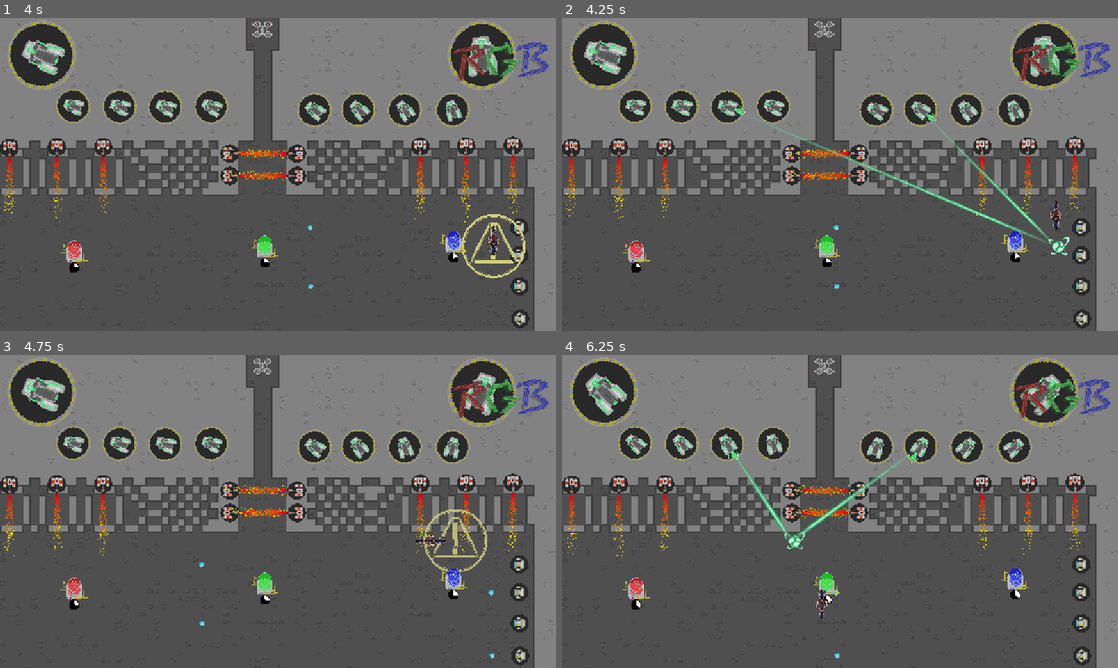
Above: before the commit, frames 1-4 (two rows, left to right).
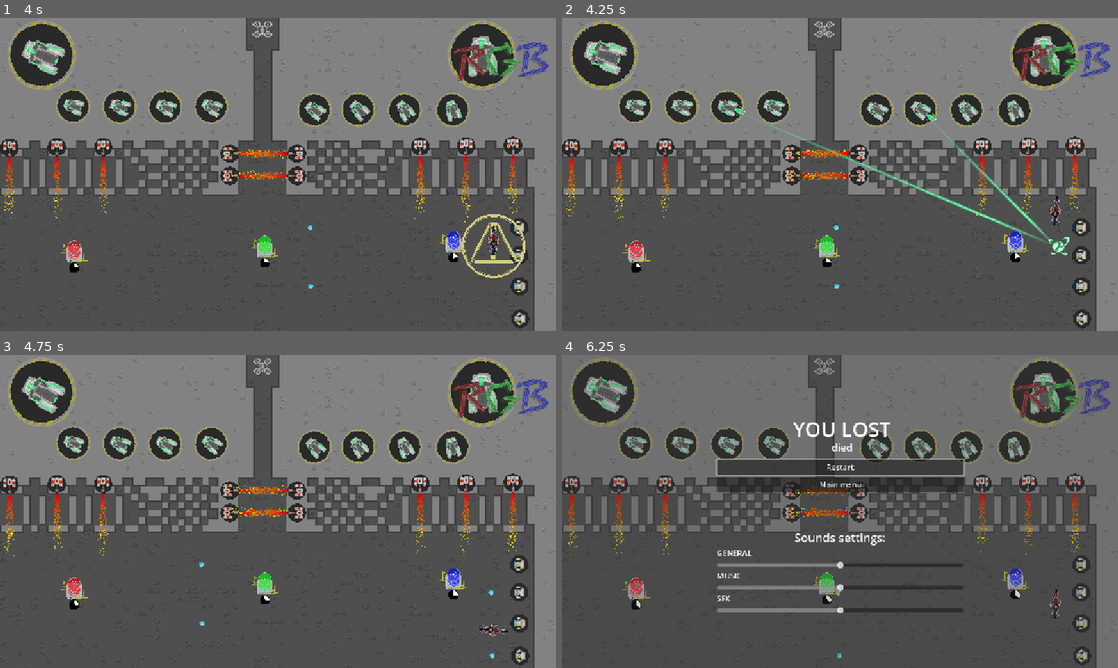
Above: after the commit, the same moments.

Repository: IwailerI/micro-jam-colors
Game: Godot game, scene res://scenes/mainmenu/mainmenu.tscn
The game is run twice, just before and just after one commit, with the same random seed, the same clock (stepped at 60 frames per second) and the same inputs.
Inputs:
- Up to frame 1 (4 s): click "Continue - 20" at 0.5 s; hold D (movement_right) 1.28-2.03 s; hold Space (throttle) 1.28-2.03 s; hold S (movement_down) 2.03-2.78 s; tap Space (throttle) at 2.1, 3.6 s; hold D (movement_right) 2.78-3.53 s; hold Space (throttle) 2.78-3.53 s; hold W (movement_up) from 3.53 s (still down)
- Up to frame 2 (4.25 s): keep holding W (movement_up)
- Up to frame 3 (4.75 s): release W (movement_up) at 4.28 s; hold A (movement_left) from 4.28 s (still down); hold Space (throttle) from 4.28 s (still down)
- Up to frame 4 (6.25 s): release Space (throttle) at 5.03 s; tap Space (throttle) at 5.1 s; release A (movement_left) at 5.78 s; hold S (movement_down) from 5.78 s (still down); hold Space (throttle) from 5.78 s (still down)

Frame 1 is identical in both runs. In frame 2, 0.3% of the frame differs, in the area x 2-92%, y 1-68%; in frame 3, 2.0%; in frame 4, 12%, in the area x 0-99%, y 1-98%.

Commit message:
rm god mode

Diff:
--- a/levels/level_16.tscn
+++ b/levels/level_16.tscn
@@ -6,7 +6,7 @@
 [ext_resource type="PackedScene" uid="uid://skitiu8xadwy" path="res://objects/catapult/catapult.tscn" id="3_0k6b4"]
 [ext_resource type="PackedScene" uid="uid://bsi7svopihfx7" path="res://objects/ghost/ghost.tscn" id="4_vveym"]
 
-[node name="Level" instance=ExtResource("1_41ixw")]
+[node name="Level3" instance=ExtResource("1_41ixw")]
 
 [node name="GameManager" parent="." index="0"]
 need_green = 1
--- a/levels/level_17.tscn
+++ b/levels/level_17.tscn
@@ -6,7 +6,7 @@
 [ext_resource type="PackedScene" uid="uid://hww67fbeqy5u" path="res://objects/flamethrower/flamethrower.tscn" id="4_e1vc6"]
 [ext_resource type="PackedScene" uid="uid://ktlik37x6m5v" path="res://objects/dashing_ghost/dashing_ghost.tscn" id="5_cuy2k"]
 
-[node name="Level" instance=ExtResource("1_t43a2")]
+[node name="Level3" instance=ExtResource("1_t43a2")]
 
 [node name="GameManager" parent="." index="0"]
 need_red = 3
--- a/levels/level_18.tscn
+++ b/levels/level_18.tscn
@@ -5,7 +5,7 @@
 [ext_resource type="PackedScene" uid="uid://dp6usse28mhgw" path="res://objects/ramp/ramp.tscn" id="2_o165i"]
 [ext_resource type="PackedScene" uid="uid://bt0stmwrnku5k" path="res://objects/brewing_stand/brewing_stand.tscn" id="4_4xto2"]
 
-[node name="Level" instance=ExtResource("1_v4mop")]
+[node name="Level3" instance=ExtResource("1_v4mop")]
 
 [node name="GameManager" parent="." index="0"]
 need_red = 1
--- a/levels/level_19.tscn
+++ b/levels/level_19.tscn
@@ -8,7 +8,7 @@
 [ext_resource type="PackedScene" uid="uid://skitiu8xadwy" path="res://objects/catapult/catapult.tscn" id="7_syfuq"]
 [ext_resource type="PackedScene" uid="uid://bt0stmwrnku5k" path="res://objects/brewing_stand/brewing_stand.tscn" id="8_syfuq"]
 
-[node name="Level" instance=ExtResource("1_kdsj3")]
+[node name="Level3" instance=ExtResource("1_kdsj3")]
 
 [node name="GameManager" parent="." index="0"]
 need_red = 4
--- a/levels/level_x1.tscn
+++ b/levels/level_x1.tscn
@@ -8,7 +8,7 @@
 [ext_resource type="PackedScene" uid="uid://dx1mapm4bc8ne" path="res://objects/shooting_towers/crossbow/crossbow.tscn" id="6_lxhgl"]
 [ext_resource type="PackedScene" uid="uid://bman1c5f4u5us" path="res://objects/shooting_towers/canon/canon.tscn" id="7_4tr0b"]
 
-[node name="Level" instance=ExtResource("1_2ykeg")]
+[node name="Level3" instance=ExtResource("1_2ykeg")]
 
 [node name="GameManager" parent="." index="0"]
 need_red = 2
--- a/objects/player/player.gd
+++ b/objects/player/player.gd
@@ -140,7 +140,6 @@
 
 
 func die(vel := Vector2.ZERO) -> void:
-	return
 	if ramping:
 		return # do not care ¯\_(ツ)_/¯
 
--- a/scenes/level/level_empty.tscn
+++ b/scenes/level/level_empty.tscn
@@ -544,7 +544,7 @@
 terrain_set_0/terrain_0/color = Color(0.40358, 0.222397, 0.827043, 1)
 sources/0 = SubResource("TileSetAtlasSource_my5m2")
 
-[node name="Level" type="Node2D"]
+[node name="Level2" type="Node2D"]
 
 [node name="GameManager" parent="." instance=ExtResource("1_ivku7")]
 
